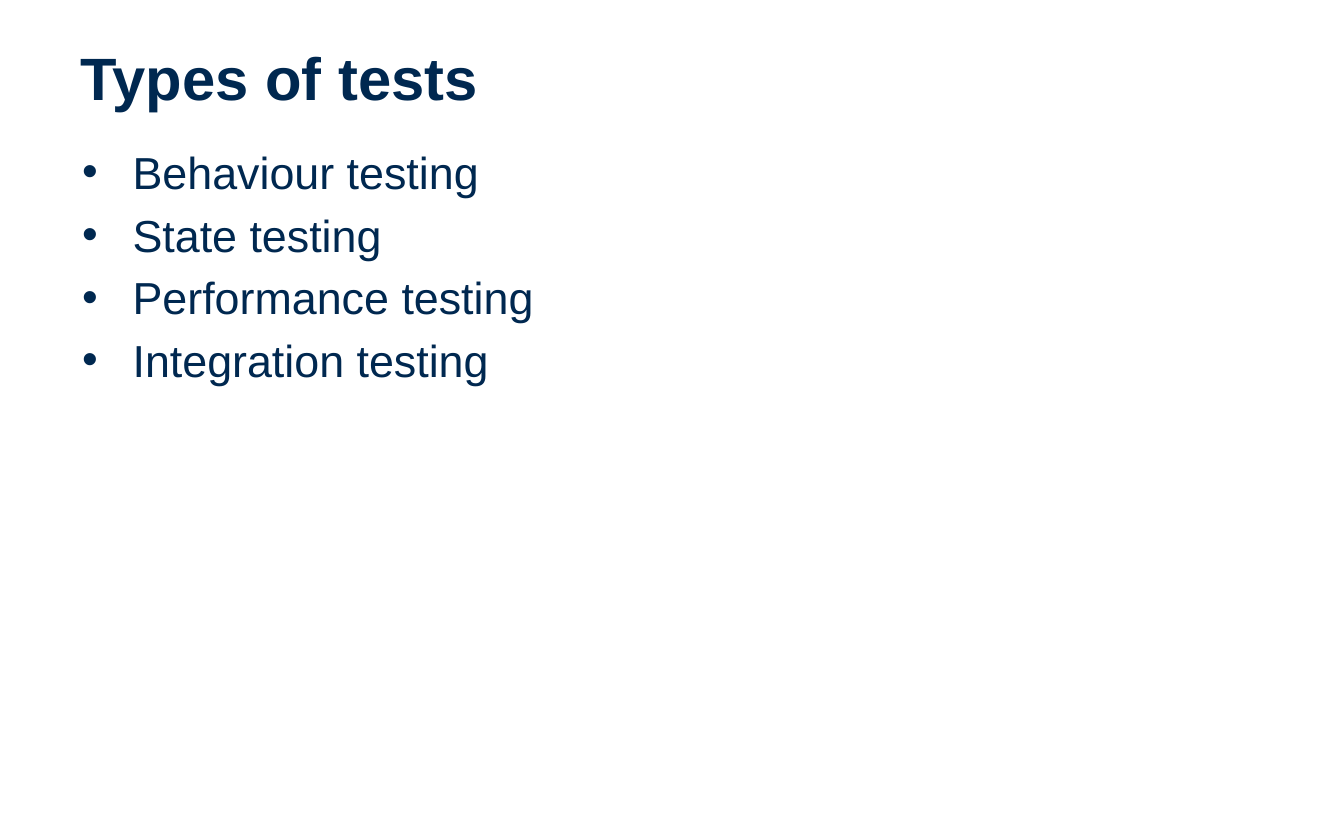
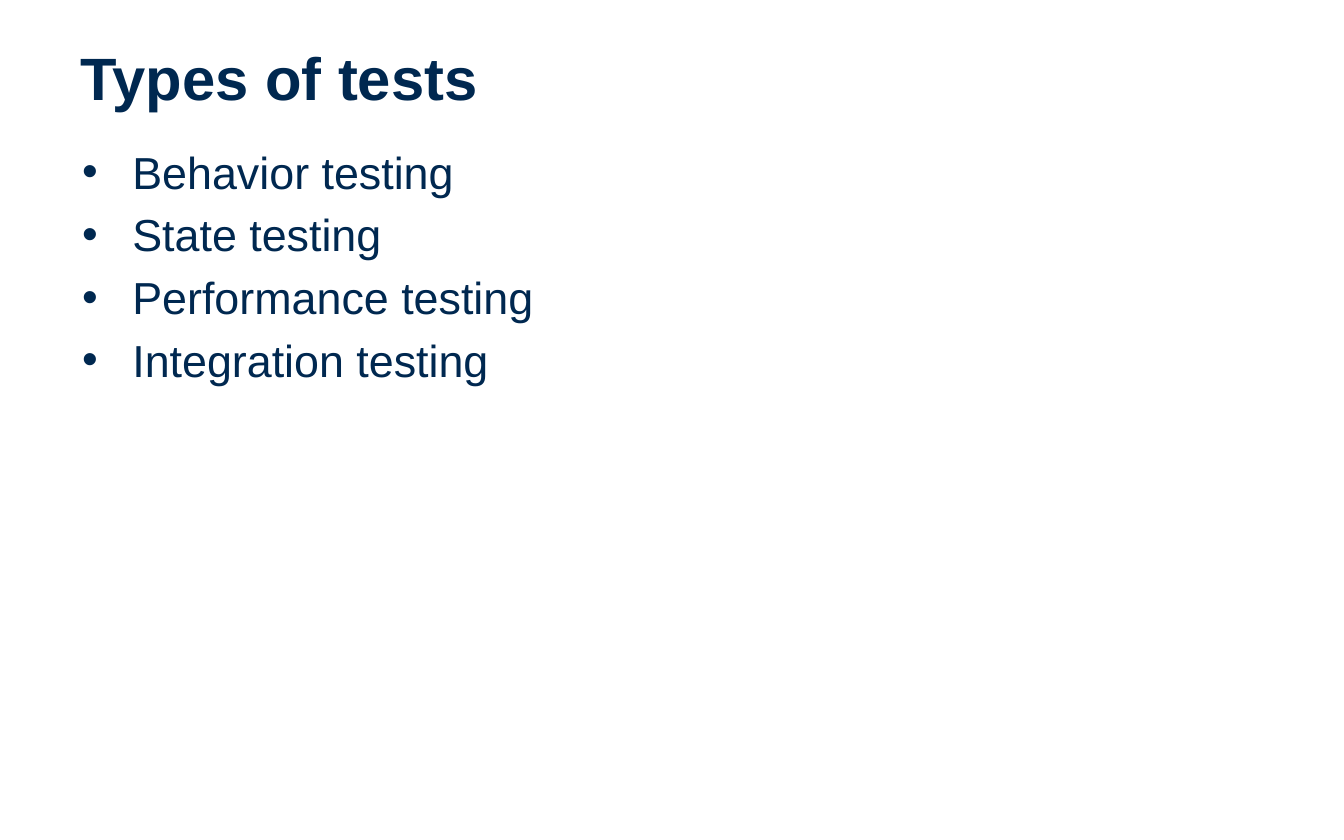
Before and after one commit to entelect/Dojo_UnitTesting_Java, a slide deck: slide 2 of Entelect Dojo Unit Testing.pptx. Drawn at 1344x840 pixels with LibreOffice and Linux fonts; fonts in the diff are those of the drawing; background and template pictures are left out. Boxes give left, top, right and bottom in pixels: in the first picture for what was removed or moved away, otherwise in the second. Text is boxed around its words. In the diff, an @@ line names an element or a change of style, - is before the commit and + after.

Commit message:
Simplified tests

```diff
--- a/Entelect Dojo Unit Testing.pptx
+++ b/Entelect Dojo Unit Testing.pptx
@@ text at (x1=132, y1=156, x2=454, y2=198): text changed @@
-• Behaviour testing
+• Behavior testing
```
Also in this commit, not shown: 8 other slides changed, 29 other files.
